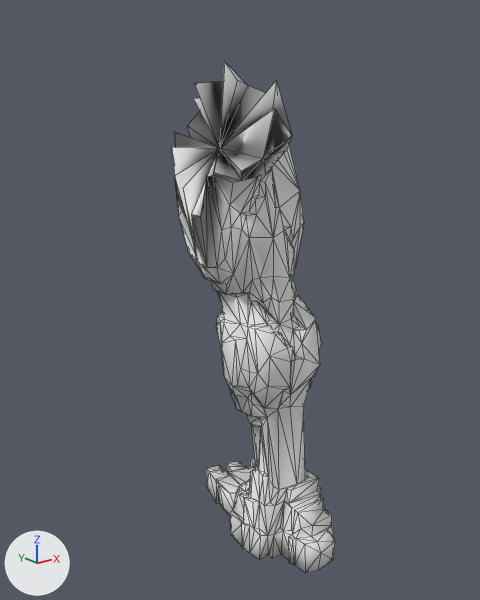
The OBJ model src/main/resources/assets/kn8/meshes/kaiju_no9_black/leg_right.obj: old version first, new version second.
Camera for both pictures: a 50 mm camera at (-0.674, -1.03, 1.013) aimed at (0.181, 0.039, 0.586). Arrows for +X, +Y and +Z are at lower left; the lights stay in place. The picture after the commit comes second. Mesh edges are drawn as thin lines. Where no turn or scale is listed for an object, it has been applied to the vertices. Vertices at exactly the same position are counted once.

Names of what the first picture shows: 'leg_right'.
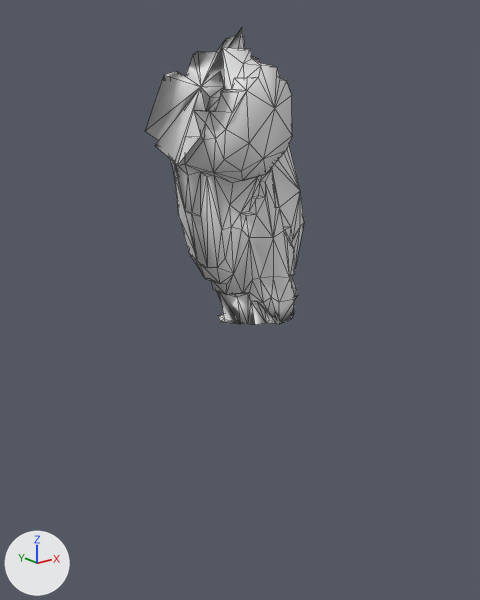
Changed parts and their boxes [x1, y1, x2, y2] in the pictures (480 x 600 px):
'leg_right', reshaped (42% shorter)
    before: [172, 63, 335, 573]
    after: [145, 28, 304, 325]
part 1 of me_leg_right, cut back (mostly hidden afterwards)
    before: [207, 296, 335, 573]
    after: [218, 310, 294, 324]
part 2 of me_leg_right, built on
    before: [172, 63, 292, 259]
    after: [145, 28, 292, 260]

The change, as a diff of the scene's bpy script:
```diff
--- a/src/main/resources/assets/kn8/meshes/kaiju_no9_black/leg_right.obj.py
+++ b/src/main/resources/assets/kn8/meshes/kaiju_no9_black/leg_right.obj.py
@@ me_leg_right @@
 # used by ob_leg_right; location = (0.0, 0.0, 0.0)
-me_leg_right.from_pydata(...)  # 588 vertices, 1173 faces; spans x 0.019..0.382, y -0.183..0.242, z 0.0..1.068
+me_leg_right.from_pydata(...)  # 374 vertices, 748 faces; spans x -0.02..0.265, y -0.147..0.125, z 0.556..1.122
+# me_leg_right part 1: 330 vertices removed from x 0.089..0.382, y -0.183..0.242, z 0.0..0.601; 1 vertex added at x 0.177, y -0.019, z 0.575
+# me_leg_right part 2: 1 vertex removed from x 0.103, y 0.004, z 0.911; 116 vertices added at x -0.02..0.192, y -0.147..0.104, z 0.797..1.122
```
